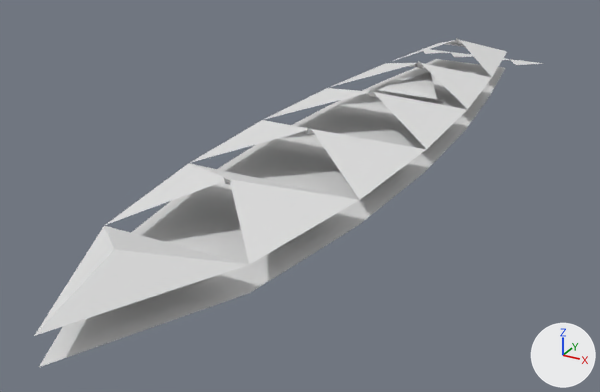
The OBJ model GameData/Meshes/Ships/vesper/cruiser_heavy.obj: old version first, new version second.
Both versions are drawn from a 50 mm lens placed at (6.18, -14.2, 5.38), pointed at (-0.57, -1.94, -0.75). Every picture has the same lights, and +X, +Y and +Z are marked at lower right. The picture after the commit comes second. Where no turn or scale is listed for an object, it has been applied to the vertices. Vertices at exactly the same position are counted once.

The first picture shows 'cruiser_heavy'.
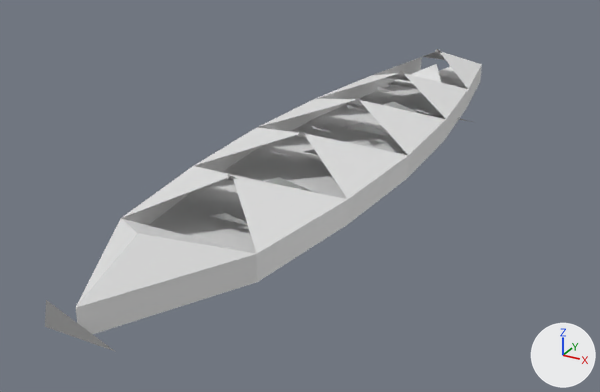
Edits to the bpy script that builds the scene:
```text
Change me_cruiser_heavy:
    used by ob_cruiser_heavy; location = (0.0, 0.0, 0.0)
    remove me_cruiser_heavy.from_pydata(...)  # 62 vertices, 39 faces; spans x -1.6..1.6, y -8.9..6.9, z 0.0..0.9
    add me_cruiser_heavy.from_pydata(...)  # 101 vertices, 76 faces; spans x -1.6..1.6, y -8.7..4.7, z 0.0..0.9
    me_cruiser_heavy part 1: the loose piece of 3 vertices spanning x -0.1..0.1, y 2.3..2.5, z 0.7..0.9 is moved by (0.0, 1.1, 0.0)
    me_cruiser_heavy part 2: the loose piece of 3 vertices spanning x -0.1..0.1, y -0.2..0.0, z 0.7..0.9 is moved by (0.0, 1.5, 0.0)
    me_cruiser_heavy part 3: the loose piece of 3 vertices spanning x -0.1..0.1, y -2.7..-2.5, z 0.7..0.9 is moved by (0.0, 1.9, 0.0)
    me_cruiser_heavy part 4: the loose piece of 3 vertices spanning x -0.1..0.1, y -5.2..-5.0, z 0.7..0.9 is moved by (0.0, 2.2, 0.0)
    me_cruiser_heavy part 5: the loose piece of 3 vertices spanning x -0.1..0.1, y 4.7..4.9, z 0.7..0.9 is moved by (0.0, -9.8, 0.0)
    me_cruiser_heavy part 6: the loose piece of 19 vertices spanning x -1.6..1.6, y -8.9..6.0, z 0.4..0.8 is rebuilt with 32 vertices and now spans x -1.5..1.5, y -8.3..4.4, z 0.0..0.9
    me_cruiser_heavy part 7: the loose piece of 3 vertices spanning x -0.7..0.7, y 1.6..3.0, z 0.3..0.5 is rebuilt with 3 vertices and now spans x -0.7..0.7, y 2.2..3.4, z 0.3..0.6
    me_cruiser_heavy part 8: the loose piece of 3 vertices spanning x -1.6..-0.7, y 5.9..6.9, z 0.0..0.1 is deleted
    me_cruiser_heavy part 9: the loose piece of 3 vertices spanning x -0.9..0.1, y 5.9..6.9, z 0.0..0.1 is deleted
    me_cruiser_heavy part 10: the loose piece of 3 vertices spanning x 0.7..1.6, y 5.9..6.9, z 0.0..0.1 is deleted
    me_cruiser_heavy part 11
    13 vertices are removed from x -1.6..1.6, y -8.9..6.0, z 0.0
    11 faces are deleted
    45 vertices are added at x -1.6..1.6, y -8.7..4.7, z 0.0..0.9
    15 new faces join them
    other edits to the shape of me_cruiser_heavy do not show in these pictures
```

What differs and where, as boxes [x1, y1, x2, y2] in the pictures (600 x 392 px; the box of a moved part takes in the faces that stretch with it):
'cruiser_heavy', reshaped (14% narrower, 8% shorter): before [34, 38, 543, 367]; after [45, 49, 482, 352]
part 1 of me_cruiser_heavy, moved or reshaped: before [416, 61, 425, 68]; after [434, 49, 441, 55]
part 2 of me_cruiser_heavy, moved or reshaped: before [368, 90, 377, 97]; after [397, 70, 406, 77]
part 3 of me_cruiser_heavy, moved or reshaped: before [307, 128, 315, 135]; after [353, 98, 362, 104]
part 4 of me_cruiser_heavy, moved or reshaped: before [224, 178, 231, 185]; after [298, 131, 306, 138]
part 5 of me_cruiser_heavy, moved or reshaped: before [454, 38, 462, 44]; after [228, 174, 235, 180]
part 6 of me_cruiser_heavy, rebuilt (14% narrower): before [34, 40, 507, 336]; after [76, 52, 482, 334]
part 7 of me_cruiser_heavy, rebuilt: before [377, 72, 437, 99]; after [388, 64, 441, 88]
part 8 of me_cruiser_heavy, deleted: before [422, 48, 451, 54]
part 9 of me_cruiser_heavy, deleted: before [451, 52, 473, 57]
part 10 of me_cruiser_heavy, deleted: before [509, 59, 543, 65]
part 11 of me_cruiser_heavy, moved or reshaped: before [39, 59, 505, 367]; after [45, 66, 472, 352]
